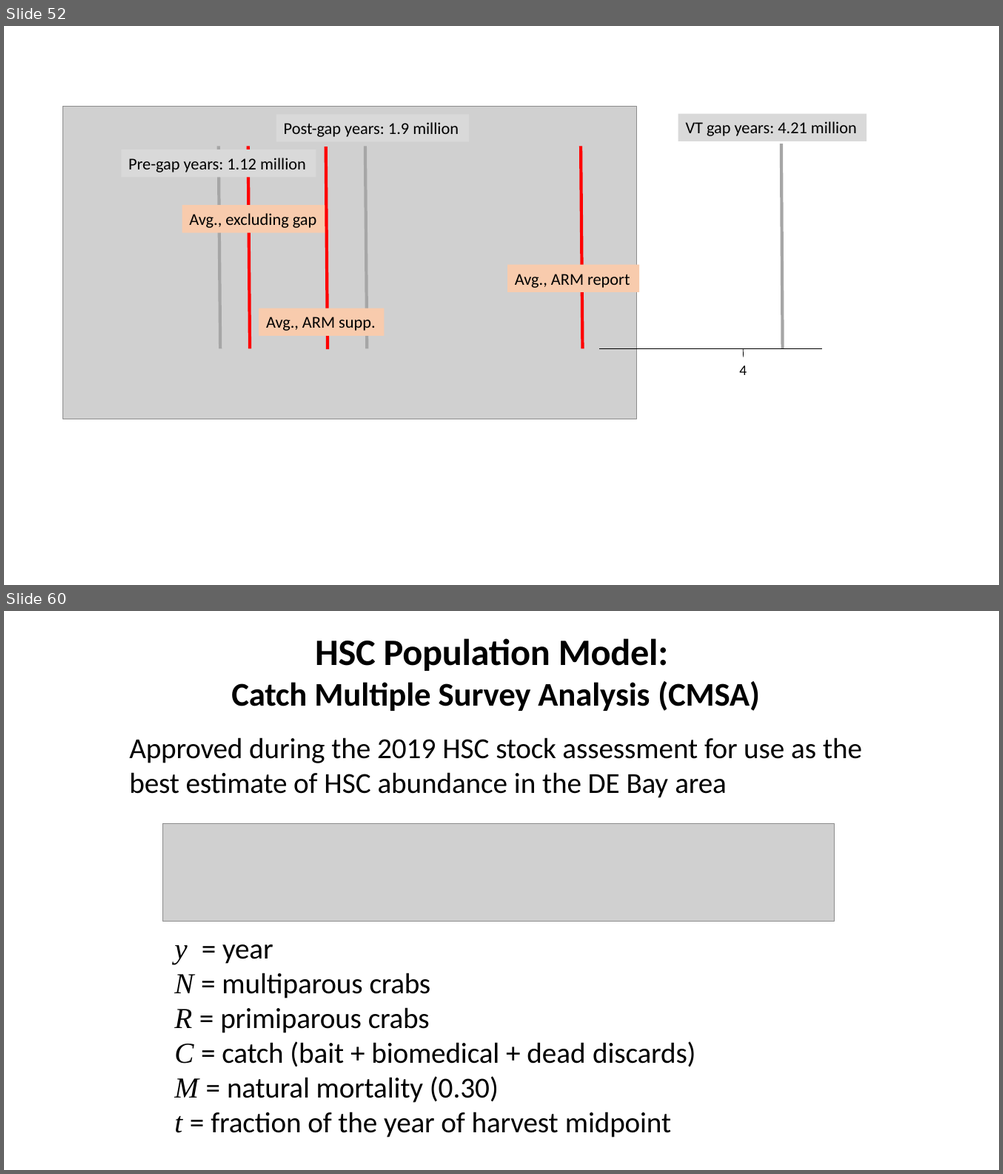
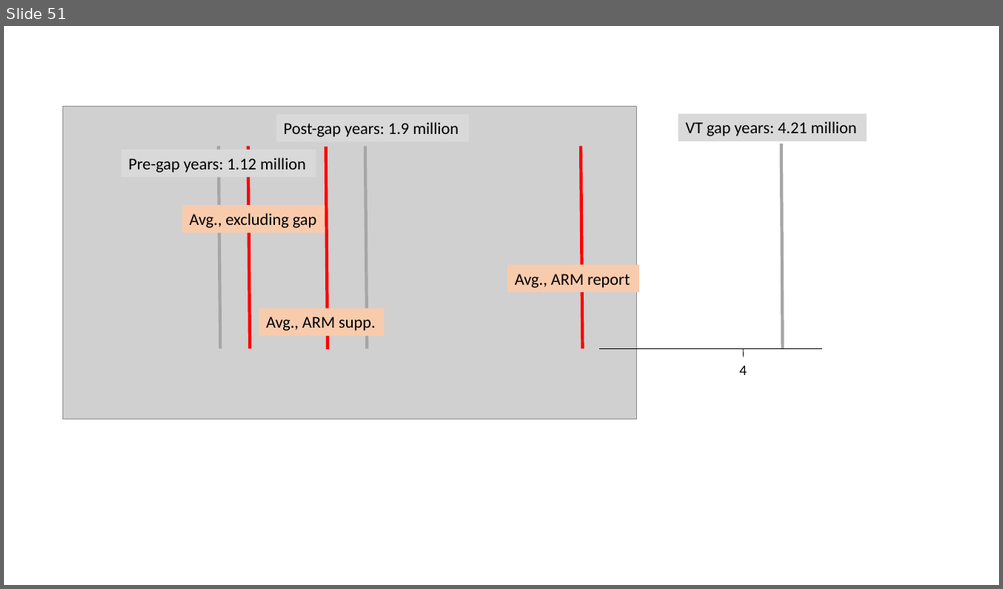
Before and after one commit to kevintshoemaker/NRES-470, a slide deck: REKN2.pptx. Shown one above the other, each under a label of ours: slides 52 and 60 before the commit, slide 51 after it; the slides between them are not shown. The pictures are 1003x1174 and 1003x589 pixels, drawn with LibreOffice and Linux fonts; fonts in the diff are those of the drawing; grey boxes stand for pictures. Boxes give left, top, right and bottom in pixels: in the first picture for what was removed or moved away, otherwise in the second. Text is boxed around its words. In the diff, an @@ line names an element or a change of style, - is before the commit and + after.

```diff
--- a/REKN2.pptx
+++ b/REKN2.pptx
@@ slide 60 removed at [4, 611, 999, 1170], background #FFFFFF @@
@@ title removed at [231, 638, 760, 711] @@
-HSC Population Model:
-Catch Multiple Survey Analysis (CMSA)
@@ text removed at [129, 738, 862, 798] @@
-Approved during the 2019 HSC stock assessment for use as the best estimate of HSC abundance in the DE Bay area
@@ picture removed at [162, 824, 834, 921] @@
@@ text removed at [174, 945, 695, 1138] @@
-y = year
-N = multiparous crabs
-R = primiparous crabs
-C = catch (bait + biomedical + dead discards)
-M = natural mortality (0.30)
-t = fraction of the year of harvest midpoint
@@ what was slide 52 is now slide 51 @@
```
Also in this commit, not shown: 4 slides changed, 9 slides added, 28 other slides removed, 3 other files.
